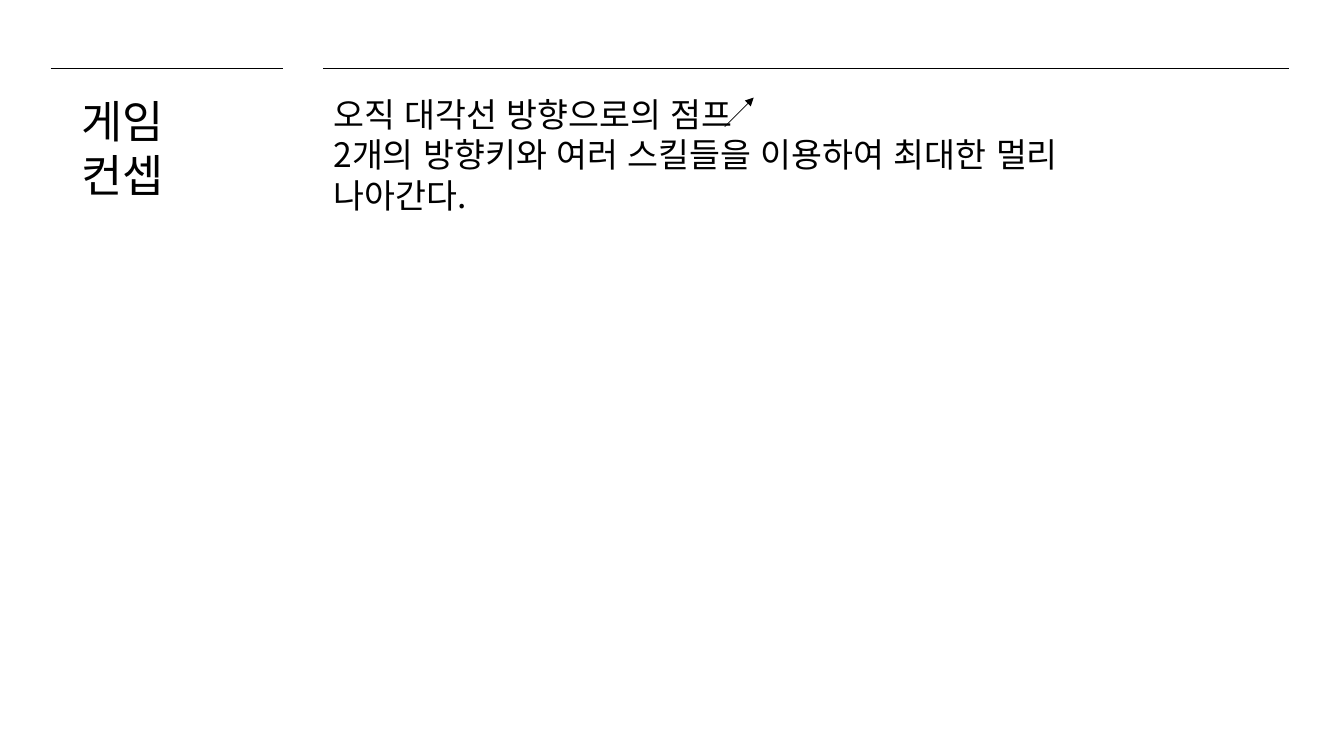
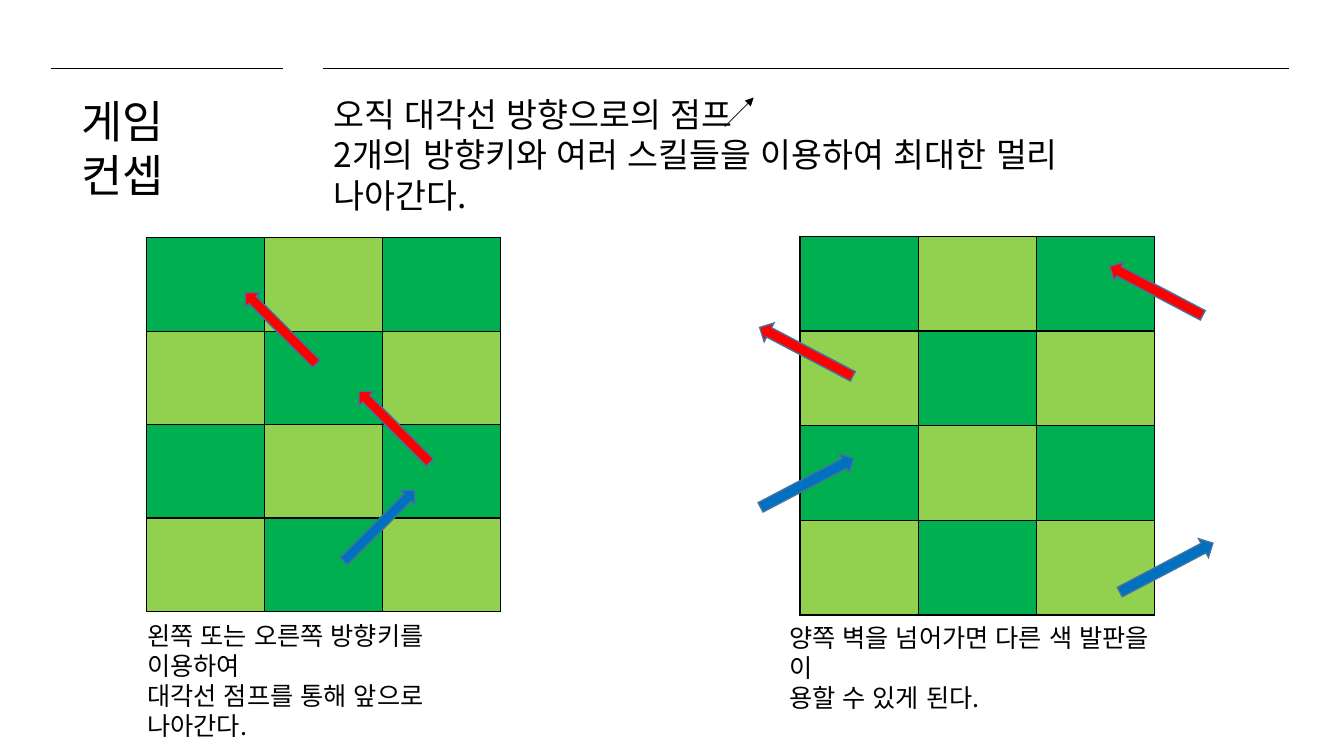
Before and after one commit to ssunine21/2DGP_2015180050, a slide deck: slide 2 of 2차발표자료.pptx. Drawn at 1344x756 pixels with LibreOffice and Linux fonts; fonts in the diff are those of the drawing. Boxes give left, top, right and bottom in pixels: in the first picture for what was removed or moved away, otherwise in the second. Text is boxed around its words. In the diff, an @@ line names an element or a change of style, - is before the commit and + after.

```diff
--- a/2차발표자료.pptx
+++ b/2차발표자료.pptx
@@ table added at [146, 238, 500, 612], 4 rows, 3 columns @@
+ |  | 
+ |  | 
+ |  | 
+ |  | 
@@ table added at [801, 236, 1154, 615], 4 rows, 3 columns @@
+ |  | 
+ |  | 
+ |  | 
+ |  | 
@@ group added at [755, 257, 1218, 709]: 4 right arrows, 1 text @@
+양쪽 벽을 넘어가면 다른 색 발판을 이
+용할 수 있게 된다.
@@ group added at [147, 286, 438, 737]: 3 right arrows, 1 text @@
+왼쪽 또는 오른쪽 방향키를 이용하여
+대각선 점프를 통해 앞으로 나아간다.
```
Also in this commit, not shown: 2 other slides changed, 2 slides added, 4 slides removed, 49 other files.
